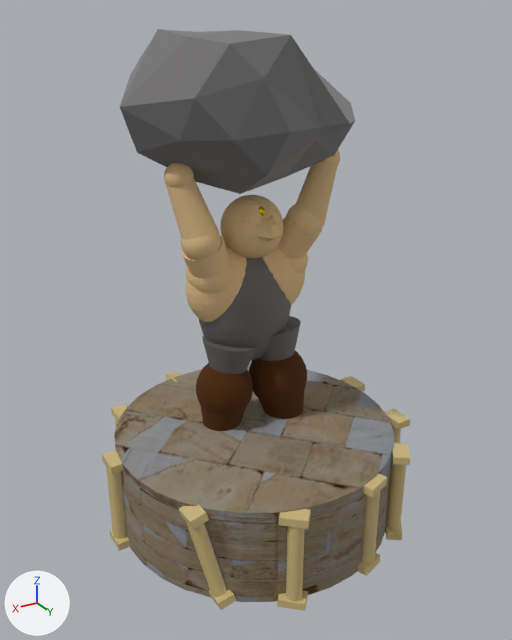
The Blender file Characters/Models/Grace/ready/Cyklop/cyklop.blend: old version first, new version second.
Both versions are drawn from a 50 mm lens placed at (1.56, 2.62, 2.42), pointed at (-0.01, 0.01, 1.12). The lights are fixed; the arrows at lower left show +X, +Y and +Z.

Script lines for the objects in view, before the commit:
```python
me_cube_002 = bpy.data.meshes.new('Cube.002')
me_cube_002.from_pydata(...)  # 880 vertices, 506 faces; spans x -2.0..37.1, y -16.9..7.4, z -24.3..1.8
me_cube_002.materials.append(mat_material_016)  # yellow #ceb87e
me_cylinder_020 = bpy.data.meshes.new('Cylinder.020')
me_cylinder_020.from_pydata(...)  # 610 vertices, 580 faces; spans x -4.81..2.18, y -2.01..1.79, z -1.0..6.46
me_cylinder_020.materials.append(mat_material_015)  # grey #7e7a78
me_sphere = bpy.data.meshes.new('Sphere')
me_sphere.from_pydata(...)  # a UV sphere (32 segments, 16 rings, poles along z) spanning x -1.0..1.0, y -1.0..1.0, z -1.0..1.0
me_sphere.materials.append(mat_material_018)  # yellow #e7c113
ob_cube = bpy.data.objects.new('Cube', me_cube_002)
ob_cube.location = (-0.695, 0.266, 0.501)
ob_cube.scale = (0.0384, 0.0614, 0.0191)
ob_cylinder_015 = bpy.data.objects.new('Cylinder.015', me_cylinder_020)
ob_cylinder_015.location = (0.057, -0.149, 0.873)
ob_cylinder_015.rotation_euler = (0.0, -0.132, 0.0)  # degrees (0, -7.6, 0)
ob_cylinder_015.scale = (0.0784, 0.0789, 0.0899)
ob_sphere = bpy.data.objects.new('Sphere', me_sphere)
ob_sphere.location = (-0.063, -0.051, 1.613)
ob_sphere.scale = (0.022, 0.022, 0.022)
# also in view: 'Cylinder' at (-0.01, -0.03, 0.28); 'Sphere.020' at (-0.05, -0.12, 1.47); 'Cylinder.016' at (-0.07, -0.13, 0.65); 'Icosphere' at (0.02, -0.16, 2.04)
```
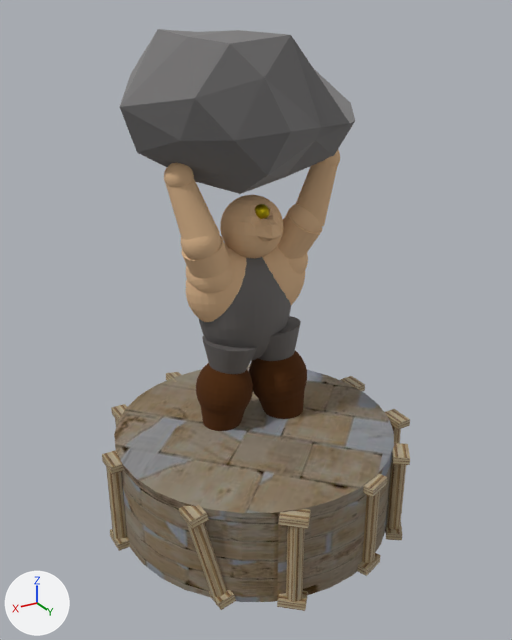
Patch to the scene script:
```diff
--- a/Characters/Models/Grace/ready/Cyklop/cyklop.blend.py
+++ b/Characters/Models/Grace/ready/Cyklop/cyklop.blend.py
@@ img_column_png_038 @@
+img_column_png_038 = load_image('column.png.038', '../../tekstury/column.png', 493, 263, 'sRGB')
@@ mat_material_001 @@
+mat_material_001 = principled_material('Material.001')
+mat_material_001.texture = img_column_png_038
@@ me_cube_002 @@
 me_cube_002.from_pydata(...)  # 880 vertices, 506 faces; spans x -2.0..37.1, y -16.9..7.4, z -24.3..1.8
-me_cube_002.materials.append(mat_material_016)  # yellow #ceb87e
+me_cube_002.materials.append(mat_material_001)  # picture img_column_png_038
@@ ob_sphere @@
 ob_sphere = bpy.data.objects.new('Sphere', me_sphere)
-ob_sphere.location = (-0.063, -0.051, 1.613)
-ob_sphere.scale = (0.022, 0.022, 0.022)
+ob_sphere.location = (-0.063, -0.04, 1.613)
+ob_sphere.scale = (0.0365, 0.0365, 0.0365)
```

Pixel boxes (x1, y1, x2, y2) of what changed, in the pictures (512 x 640 px):
'Cube', recoloured (yellow to brown)
    both: (102, 372, 410, 611)
'Sphere', moved, rescaled
    before: (258, 207, 265, 216)
    after: (255, 204, 270, 219)
